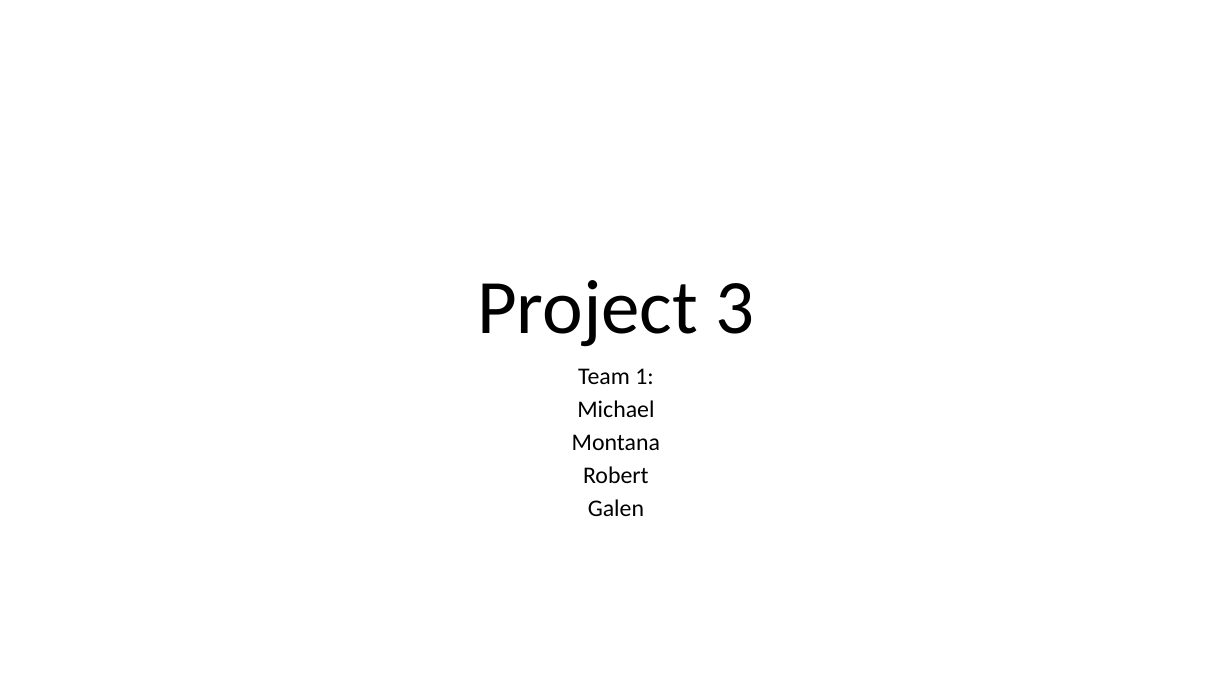
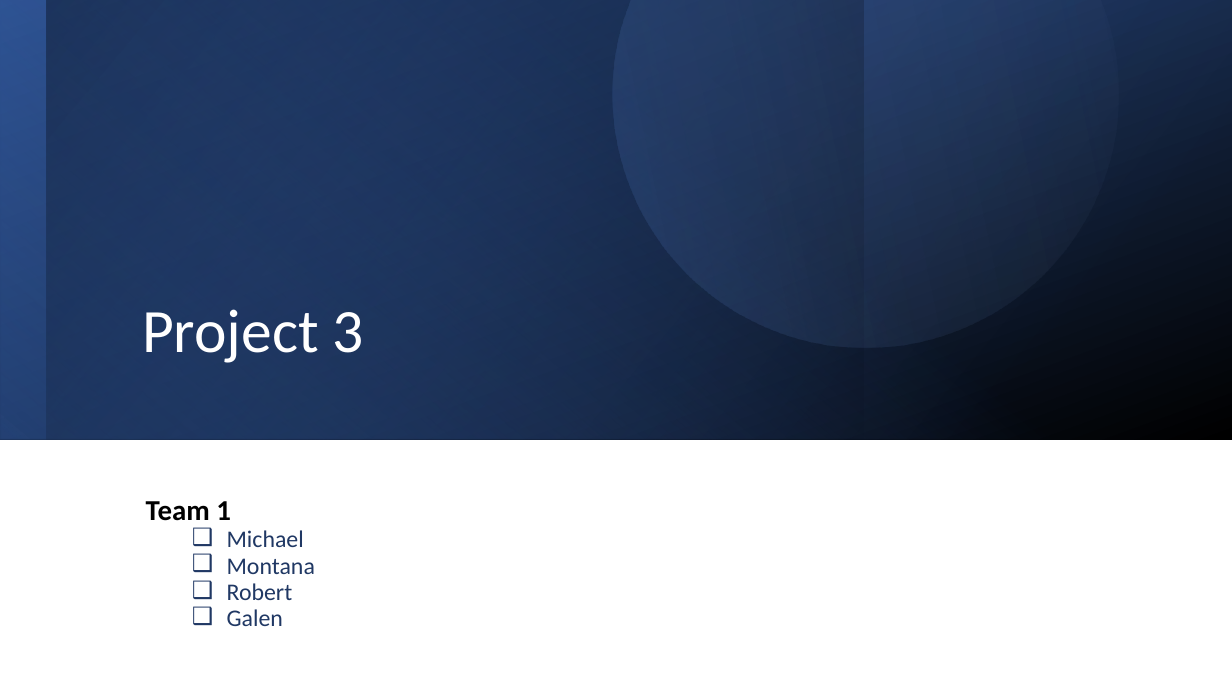
Before and after one commit to gmitt98/webapp-stock-project, a slide deck: slide 1 of Team_Presentation.pptx. Drawn at 1232x693 pixels with LibreOffice and Linux fonts; fonts in the diff are those of the drawing. Boxes give left, top, right and bottom in pixels: in the first picture for what was removed or moved away, otherwise in the second. Text is boxed around its words. In the diff, an @@ line names an element or a change of style, - is before the commit and + after.

```diff
--- a/Team_Presentation.pptx
+++ b/Team_Presentation.pptx
@@ rectangle added at (0,0,1232,440), fill gradient #2F5597 to #000000 @@
@@ rectangle added at (0,0,1232,439), fill gradient #4472C4 to #2F5597 @@
@@ rectangle added at (0,0,863,440), fill gradient #203864 to #000000 @@
@@ rectangle added at (45,0,1232,440), fill gradient #4472C4 to #000000 @@
@@ freeform shape added at (524,0,1182,437), fill gradient #4472C4 to #8FAADC @@
@@ title "Project 3": place and size @@
-title "Project 3" at (477,280,755,347)
+title "Project 3" at (142,309,364,363)
@@ title "Project 3" at (142,309,364,363): size 60 to 48 pt, text colour #000000 to #FFFFFF; alignment centre to left @@
@@ subtitle "Team 1": place and size @@
-subtitle "Team 1" at (572,368,660,516)
+subtitle "Team 1" at (146,501,315,626)
@@ subtitle "Team 1" at (146,501,315,626): vertical alignment top to middle @@
@@ subtitle at (146,501,231,521): text changed; size 18.6 to 22.5 pt; bold on @@
-Team 1:
+Team 1
@@ subtitle at (227,530,315,626): text colour #000000 to #203864 in "Michael", "Montana", "Robert", "Galen"; alignment centre to left; bullet none to ❑; list level 1 to 2 in "Michael"; list level 1 to 2 in "Montana"; list level 1 to 2 in "Robert"; list level 1 to 2 in "Galen" @@
```
Also in this commit, not shown: 3 other slides changed, 1 slide added, 1 slide removed, 1 other file.
